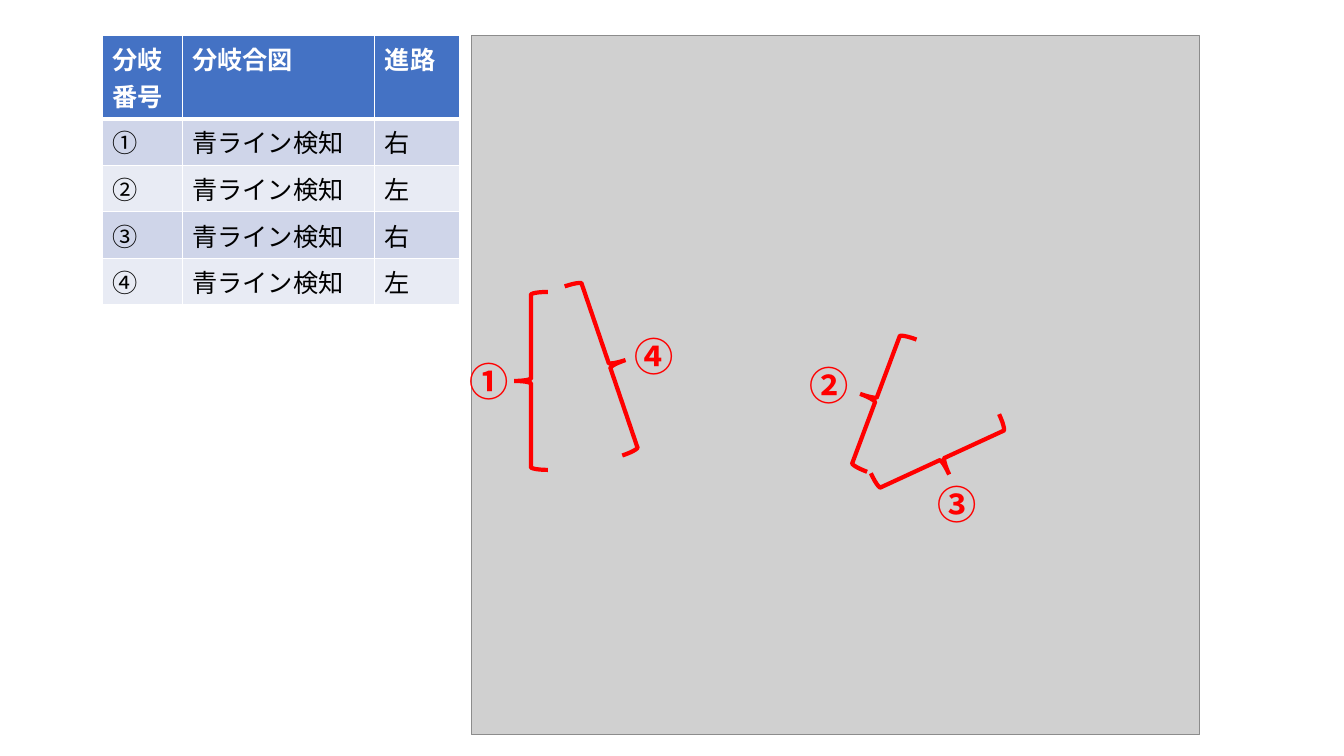
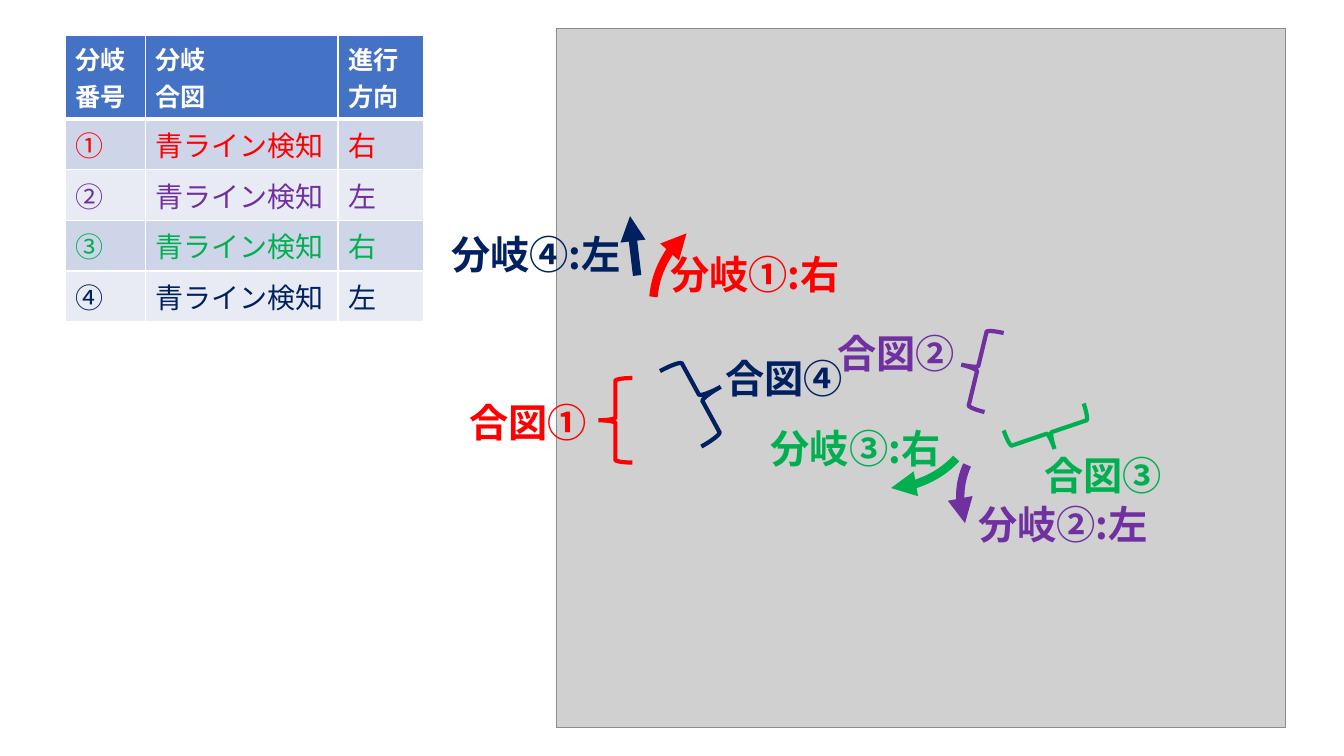
Before and after one commit to miyoshiyuu-systena/tenarobo-primary-mil-2025, a slide deck: slide 1 of model/素材/2.3.1_マップ情報.pptx. Drawn at 1344x756 pixels with LibreOffice and Linux fonts; fonts in the diff are those of the drawing; grey boxes stand for pictures. Boxes give left, top, right and bottom in pixels: in the first picture for what was removed or moved away, otherwise in the second. Text is boxed around its words. In the diff, an @@ line names an element or a change of style, - is before the commit and + after.

```diff
--- a/model/素材/2.3.1_マップ情報.pptx
+++ b/model/素材/2.3.1_マップ情報.pptx
@@ picture: place and size @@
-picture at box(471, 35, 1200, 735)
+picture at box(557, 28, 1286, 728)
@@ table at box(66, 35, 424, 315) @@
-row 1, column 2: 分岐合図
+row 1, column 2: 分岐 / 合図
-row 1, column 3: 進路
+row 1, column 3: 進行方向
@@ size 18 to 20 pt in "①", "青ライン検知", "右", "②" and 8 more places @@
@@ text colour #000000 to #FF0000 in "①", "青ライン検知", "右" @@
@@ text colour #000000 to #7030A0 in "②", "青ライン検知", "左" @@
@@ text colour #000000 to #00B050 in "③", "青ライン検知", "右" @@
@@ text colour #000000 to #002060 in "④", "青ライン検知", "左" @@
@@ table: place and size @@
-table at box(102, 35, 461, 298)
+table at box(66, 35, 424, 315)
@@ arc (boxed as its full ellipse) added at box(653, 209, 852, 400), outline #FF0000 6 pt @@
@@ text added at box(451, 229, 620, 280), 28 pt, text #002060, bold @@
+分岐④:左
@@ arrow added from (637, 275) to (630, 216), #002060 6 pt @@
@@ text at box(670, 249, 839, 293): text changed @@
-①
+分岐①:右
@@ arc (boxed as its full ellipse) added at box(745, 255, 1020, 528), outline #00B050 6 pt @@
@@ right brace at box(952, 325, 1004, 412): outline #FF0000 3 pt to #7030A0 3 pt; rotation 200 to 193 degrees @@
@@ right brace at box(660, 349, 741, 446): outline #FF0000 3 pt to #002060 3 pt; rotation 341 to 331 degrees @@
@@ text at box(725, 359, 842, 397): text changed; text colour #FF0000 to #002060 @@
-④
+合図④
@@ text at box(837, 334, 954, 379): text changed; text colour #FF0000 to #7030A0 @@
-②
+合図②
@@ right brace: place and size @@
-right brace at box(514, 292, 548, 471)
+right brace at box(599, 378, 633, 463)
@@ text added at box(470, 397, 587, 448), 28 pt, text #FF0000, bold @@
+合図①
@@ arc (boxed as its full ellipse) added at box(933, 392, 1150, 607), outline #7030A0 6 pt @@
@@ right brace at box(1004, 404, 1095, 463): outline #FF0000 3 pt to #00B050 3 pt; rotation 65 to 71 degrees @@
@@ text added at box(771, 429, 940, 475), 28 pt, text #00B050, bold @@
+分岐③:右
@@ text at box(1045, 456, 1162, 494): text changed; text colour #FF0000 to #00B050 @@
-③
+合図③
@@ text added at box(978, 505, 1147, 543), 28 pt, text #7030A0, bold @@
+分岐②:左
```
Also in this commit, not shown: 4 other files.
